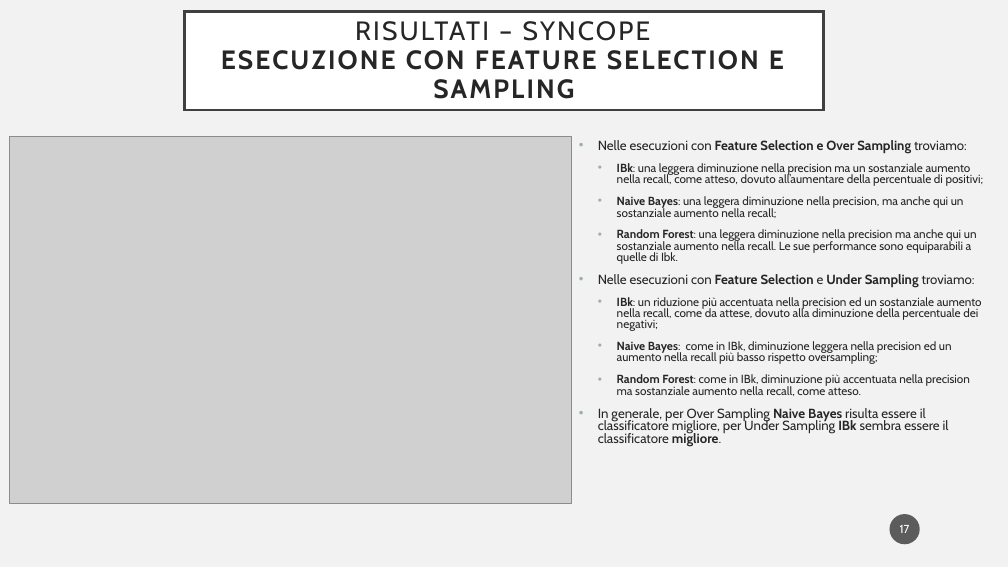
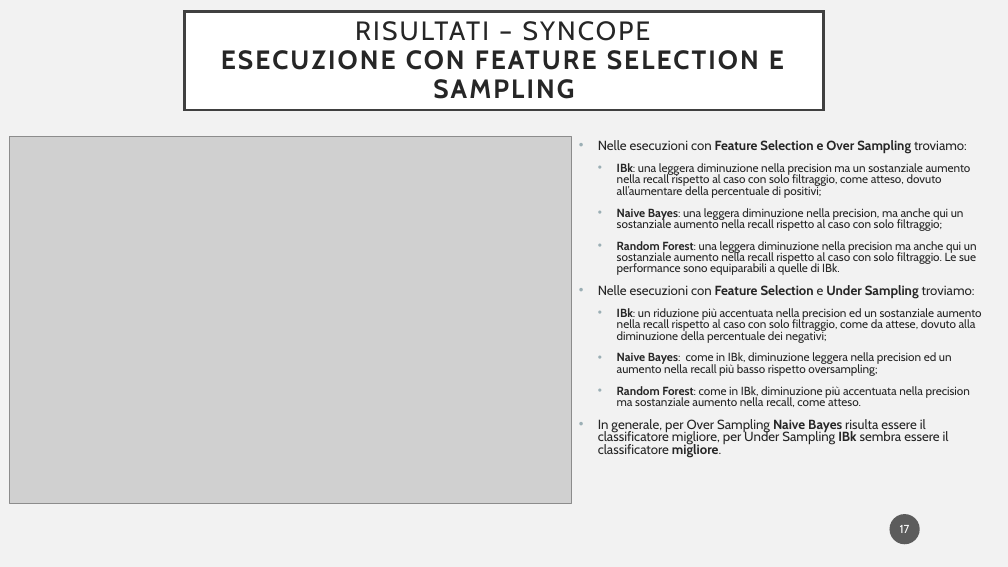
Before and after one commit to lucamjdimarco/ISW2, a slide deck: slide 17 of PresentazioneISW2_DiMarcoLuca.pptx. Drawn at 1008x567 pixels with LibreOffice and Linux fonts; fonts in the diff are those of the drawing; grey boxes stand for pictures. Boxes give left, top, right and bottom in pixels: in the first picture for what was removed or moved away, otherwise in the second. Text is boxed around its words. In the diff, an @@ line names an element or a change of style, - is before the commit and + after.

```diff
--- a/PresentazioneISW2_DiMarcoLuca.pptx
+++ b/PresentazioneISW2_DiMarcoLuca.pptx
@@ text at (617,163,977,275): text changed @@
-  • IBk: una leggera diminuzione nella precision ma un sostanziale aumento nella recall, come atteso, dovuto all’aumentare della percentuale di positivi;
-  • Naive Bayes: una leggera diminuzione nella precision, ma anche qui un sostanziale aumento nella recall;
-  • Random Forest: una leggera diminuzione nella precision ma anche qui un sostanziale aumento nella recall. Le sue performance sono equiparabili a quelle di Ibk.
+  • IBk: una leggera diminuzione nella precision ma un sostanziale aumento nella recall rispetto al caso con solo filtraggio, come atteso, dovuto all’aumentare della percentuale di positivi;
+  • Naive Bayes: una leggera diminuzione nella precision, ma anche qui un sostanziale aumento nella recall rispetto al caso con solo filtraggio;
+  • Random Forest: una leggera diminuzione nella precision ma anche qui un sostanziale aumento nella recall rispetto al caso con solo filtraggio. Le sue performance sono equiparabili a quelle di IBk.
@@ text at (617,308,982,343): text changed @@
-  • IBk: un riduzione più accentuata nella precision ed un sostanziale aumento nella recall, come da attese, dovuto alla diminuzione della percentuale dei negativi;
+  • IBk: un riduzione più accentuata nella precision ed un sostanziale aumento nella recall rispetto al caso con solo filtraggio, come da attese, dovuto alla diminuzione della percentuale dei negativi;
```
Also in this commit, not shown: 5 other slides changed, 4 other files.
